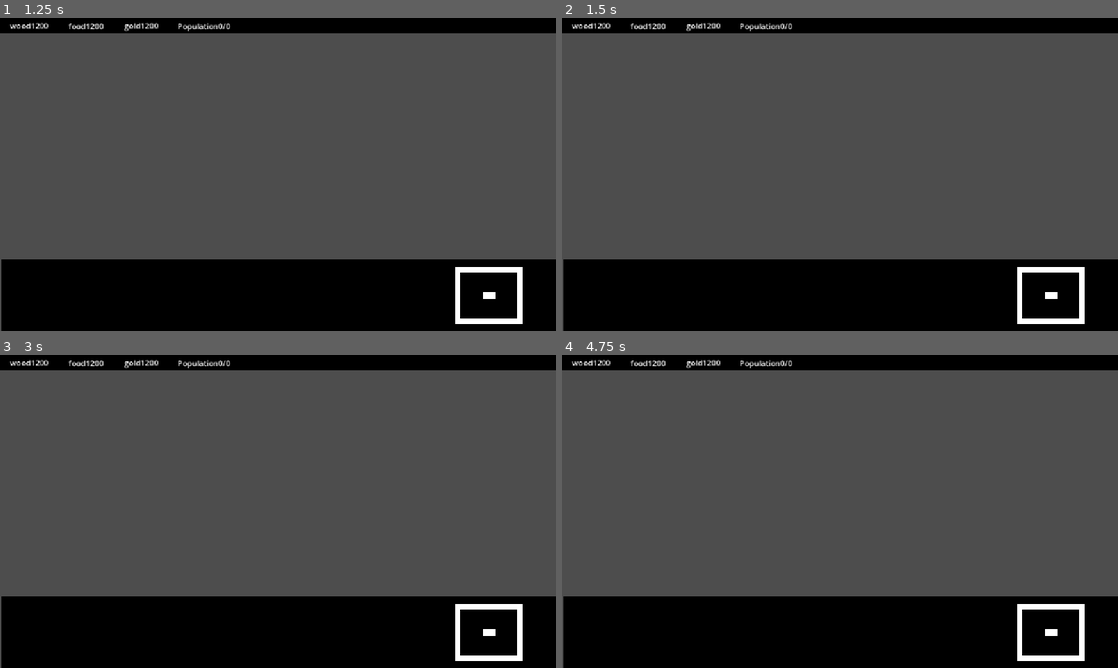
Above: before the commit, frames 1-4 (two rows, left to right).
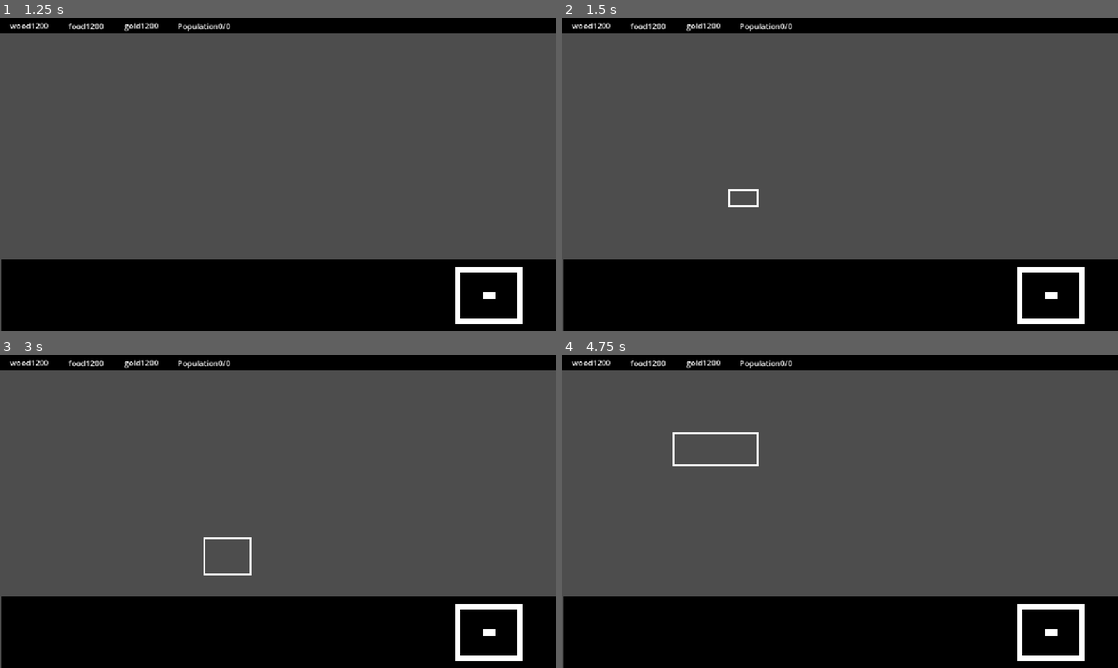
Above: after the commit, the same moments.

Repository: Tonkadora/RTS
Game: Godot game, scene res://main.tscn
Same seed, same stepped clock (60 frames per second), same inputs: the game is played once before the commit and once after it.
Inputs (mouse positions are in pixels of both pictures, inside the frame that each line leads up to):
- Up to frame 1 (1.25 s): tap Enter at 0.5 s; move the mouse to (400, 158) at 0.52 s; click (400, 158) at 0.67 s
- Up to frame 2 (1.5 s): tap Space at 1.25 s; drag from (728, 190) to (812, 237) at 1.27 s
- Up to frame 3 (3 s): move the mouse to (333, 442) at 2.02 s; click (333, 442) at 2.17 s; tap Enter at 2.75 s; drag from (250, 574) to (111, 464) at 2.77 s
- Up to frame 4 (4.75 s): move the mouse to (1006, 558) at 3.52 s; click (1006, 558) at 3.67 s; tap Space at 4.25 s; drag from (673, 464) to (756, 433) at 4.27 s

Frame 1 is identical in both runs. In frame 2, 0.1% of the frame differs, in the area x 29-36%, y 54-61%; in frame 3, 0.2%; in frame 4, 0.3%, in the area x 19-36%, y 24-36%.

Commit message:
selector box game object

Diff:
--- /dev/null
+++ b/game_objects.gd
@@ -0,0 +1,46 @@
+extends Node2D
+
+var dragging: bool = false
+var drag_start:Vector2 = Vector2.ZERO
+var select_rect: RectangleShape2D = RectangleShape2D.new()
+var selected: Array = []
+
+
+func _process(delta: float) -> void:
+	if Global.workers_selected == false:
+		selected = []
+
+
+func _unhandled_input(event: InputEvent) -> void:
+	if event is InputEventMouseButton and event.button_index == MOUSE_BUTTON_LEFT:
+		if event.pressed:
+			if selected.size() == 0:
+				dragging = true
+				drag_start = get_global_mouse_position()
+			else:
+				for item in selected:
+					if str(item.collider) != "<Freed Object>":
+						item.collider.target = get_global_mouse_position()
+						item.collider.turn_off_all_jobs()
+						item.collider.selected = false
+				selected = []
+		elif dragging == true:
+			dragging = false
+			queue_redraw()
+			var drag_end = get_global_mouse_position()
+			select_rect.extents = abs(drag_end - drag_start)/2
+			var space = get_world_2d().direct_space_state
+			var q = PhysicsShapeQueryParameters2D.new()
+			q.shape = select_rect
+			q.collision_mask = 2
+			q.transform = Transform2D(0,(drag_end- drag_start)/2)
+			selected = space.intersect_shape(q)
+			for item in selected:
+				item.collider.selected = true
+	if event is InputEventMouseMotion and dragging:
+		queue_redraw()
+
+
+func _draw() -> void:
+	if dragging == true:
+		draw_rect(Rect2(drag_start, get_global_mouse_position()- drag_start), Color.WHITE, false, 4.0)
--- a/main.tscn
+++ b/main.tscn
@@ -1,5 +1,6 @@
-[gd_scene load_steps=11 format=3 uid="uid://c43uecprb0ch1"]
-
+[gd_scene load_steps=12 format=3 uid="uid://c43uecprb0ch1"]
+
+[ext_resource type="Script" uid="uid://c4683v7irml6v" path="res://game_objects.gd" id="1_4c57u"]
 [ext_resource type="Script" uid="uid://x4r0ymof3xpj" path="res://worker_build_options.gd" id="1_5vw27"]
 [ext_resource type="Texture2D" uid="uid://bpdmermn4jtvu" path="res://GameArt/kenney_sci-fi-rts/PNG/Default size/Structure/scifiStructure_07.png" id="1_7mycd"]
 [ext_resource type="Script" uid="uid://cnmd5wpebpmg0" path="res://ui.gd" id="1_kek77"]
@@ -18,6 +19,7 @@
 [node name="Main" type="Node2D"]
 
 [node name="GameObjects" type="Node2D" parent="."]
+script = ExtResource("1_4c57u")
 
 [node name="UI" type="CanvasLayer" parent="."]
 script = ExtResource("1_kek77")
--- a/ui.gd
+++ b/ui.gd
@@ -3,6 +3,7 @@
 @onready var label_wood: Label = $ResourceText/LabelWood
 @onready var label_food: Label = $ResourceText/LabelFood
 @onready var label_gold: Label = $ResourceText/LabelGold
+
 @onready var label_population: Label = $ResourceText/LabelPopulation
 @onready var worker_build_options: Node2D = $WorkerBuildOptions
 
Not shown, added: game_objects.gd.uid
